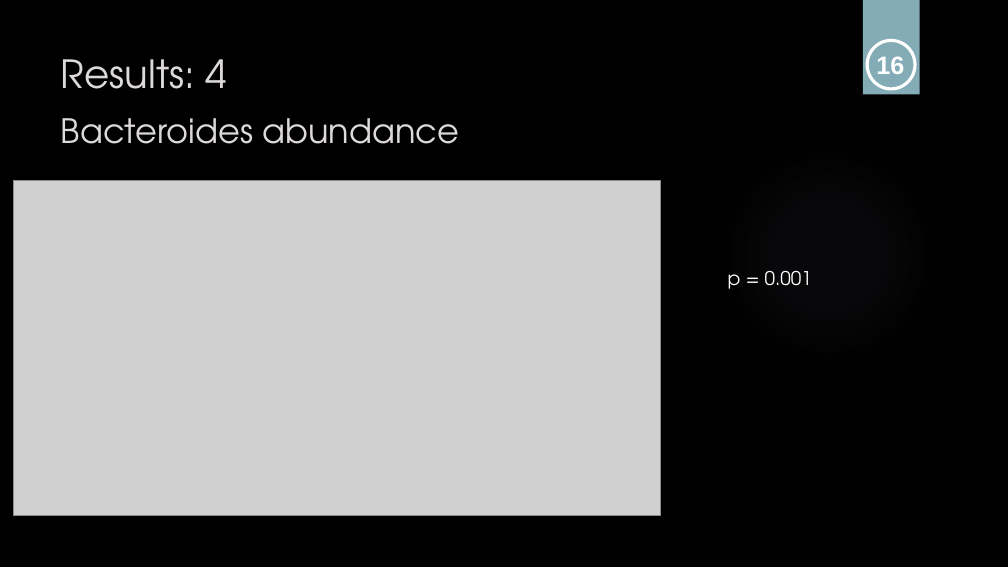
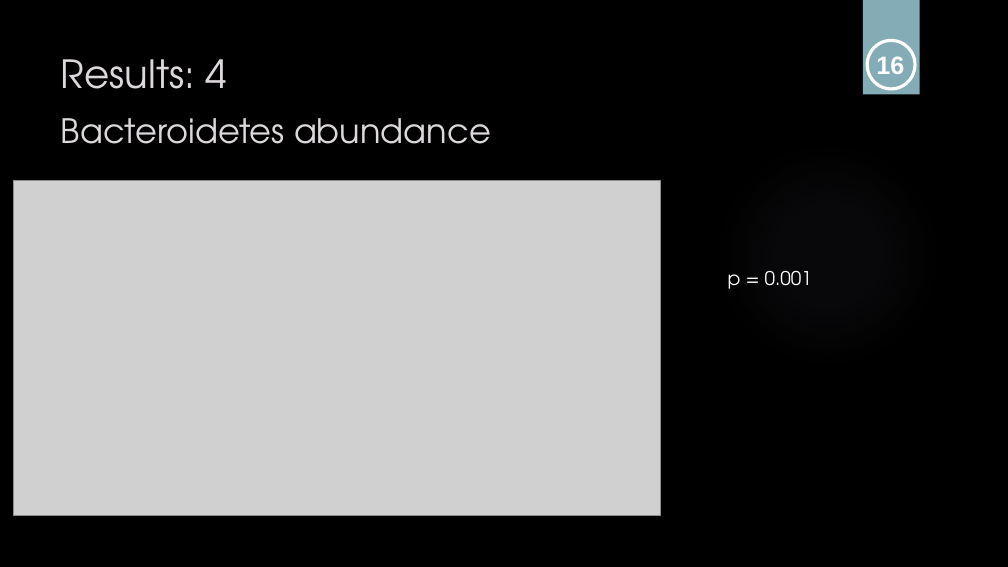
Before and after one commit to sabdeolive/Sabrina_BMS_Bachelor-Internship, a slide deck: slide 17 of Intermediate Presentation.pptx. Drawn at 1008x567 pixels with LibreOffice and Linux fonts; fonts in the diff are those of the drawing; grey boxes stand for pictures; background and template pictures are left out. Boxes give left, top, right and bottom in pixels: in the first picture for what was removed or moved away, otherwise in the second. Text is boxed around its words. In the diff, an @@ line names an element or a change of style, - is before the commit and + after.

```diff
--- a/Intermediate Presentation.pptx
+++ b/Intermediate Presentation.pptx
@@ title at box(61, 59, 491, 144): text changed @@
-Results: 4
-Bacteroides abundance
+Results: 4
+Bacteroidetes abundance
```
Also in this commit, not shown: 4 other slides changed.
